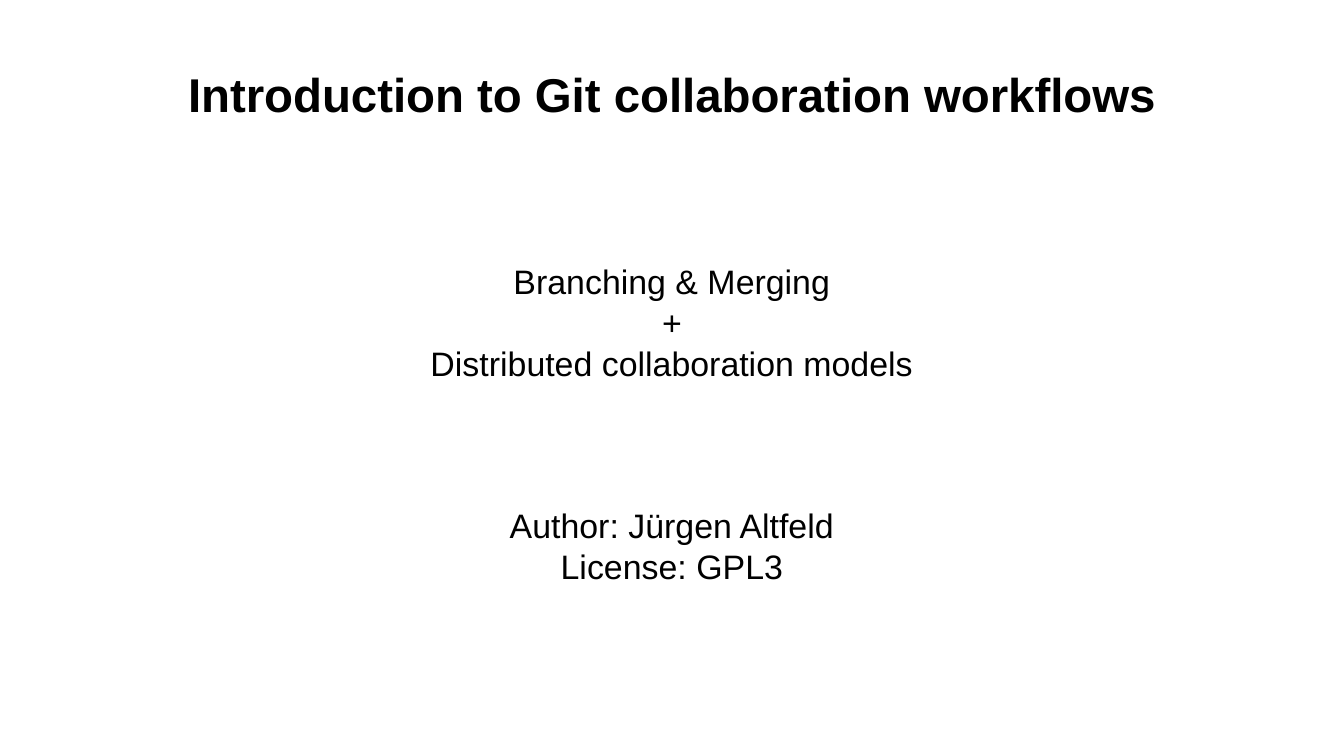
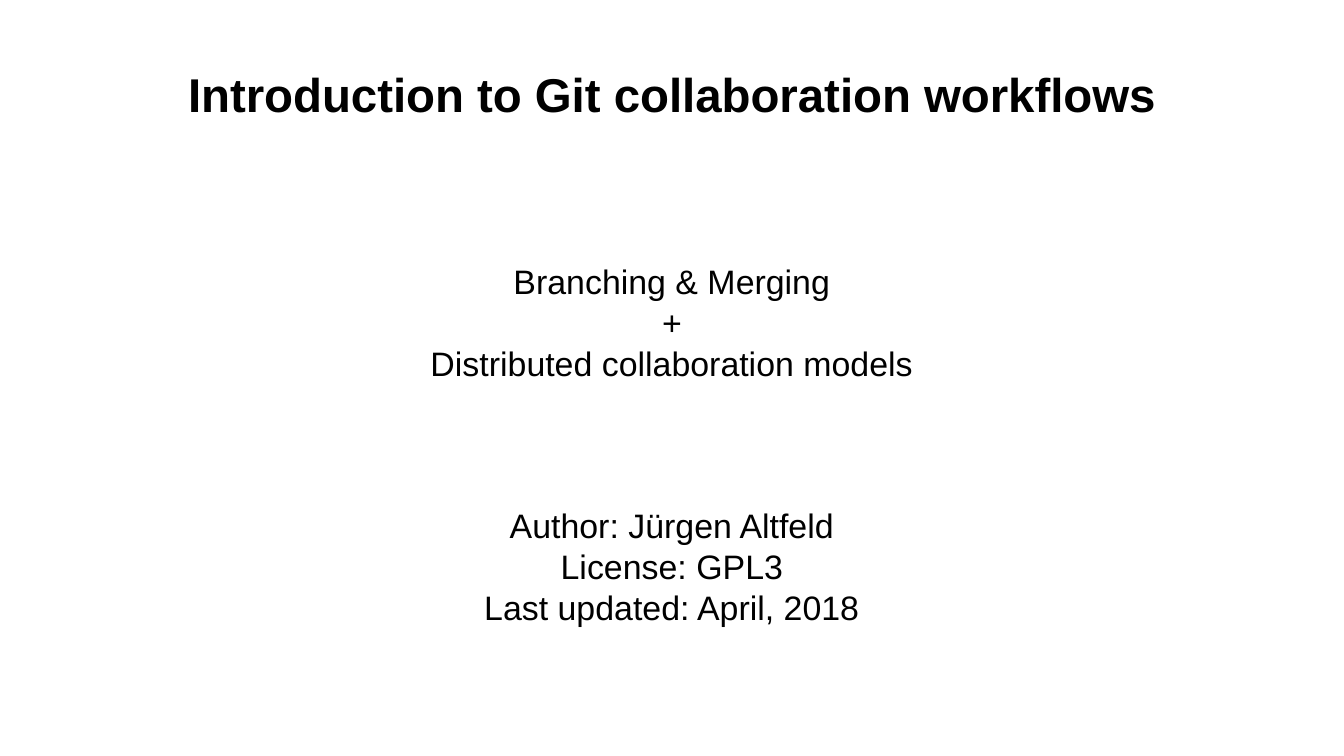
Before and after one commit to aryoda/git_essentials, a slide deck: slide 1 of Introduction to Git collaboration workflows.odp. Drawn at 1344x756 pixels with LibreOffice and Linux fonts; fonts in the diff are those of the drawing. Boxes give left, top, right and bottom in pixels: in the first picture for what was removed or moved away, otherwise in the second. Text is boxed around its words. In the diff, an @@ line names an element or a change of style, - is before the commit and + after.

```diff
--- a/Introduction to Git collaboration workflows.odp
+++ b/Introduction to Git collaboration workflows.odp
@@ subtitle at (484, 595, 859, 627): paragraph added @@
+Last updated: April, 2018
```
Also in this commit, not shown: 5 other slides changed, 3 slides added.
